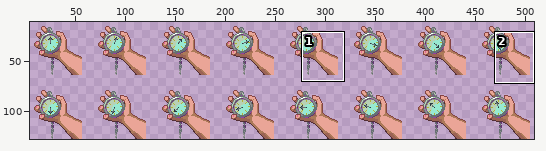
Two versions of one sprite sheet, art/clock with hand.png. Above: a wide view before the commit, with the close-up outlined.
Close-up. The starting point:
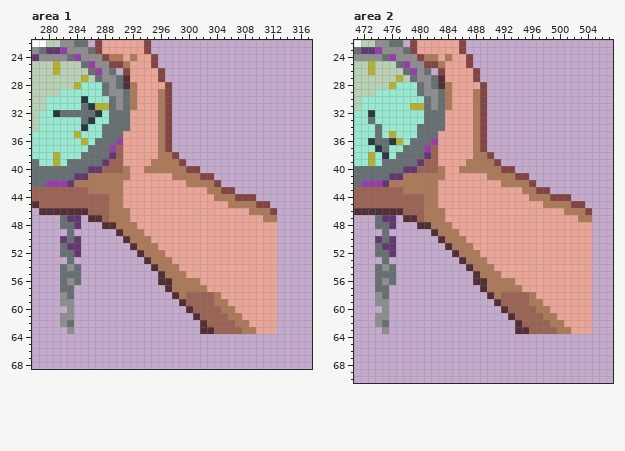
The file is 512x128 pixels. Shown: area 1: x 278..317, y 22..68; area 2: x 471..507, y 22..70. The old version is drawn lined up with the new one. The wide view leaves out empty margins. The commit also changed other parts of the picture, which this record leaves out.
After:
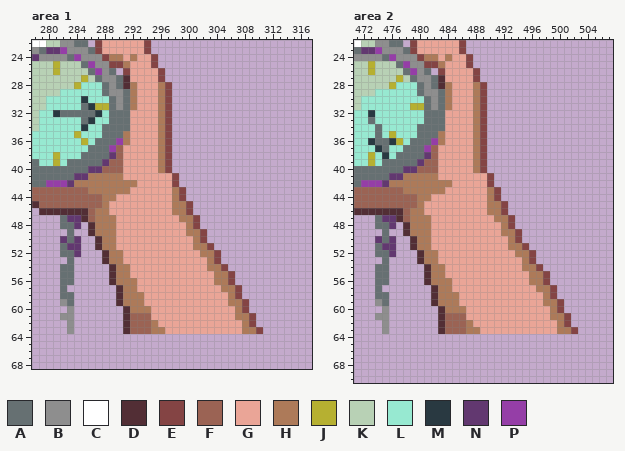
Palette (. is transparent): A #667072  B #8e8e8e  C #ffffff  D #522e35  E #844444  F #9b6354  G #eaa597  H #ad7a59  J #b6b031  K #b8d1b5  L #97e9d1  M #293941  N #623870  P #953ea7
Changes in this commit:
whole drawing moved by -7,+0 (the old picture is shown already moved)
Changed rows in their new state; - is an unchanged pixel.
Area 1:
first column x 296:
28 H
first column x 282:
35 ---------H---------------------
36 ---------H---------------------
38 ---------------E.--------------
39 -------------G-E..-------------
40 ---------G--GG-E....-----------
41 ---------G------E.....---------
42 ---------HH-----E......--------
43 ---------H------HE.......------
44 ------H-G-------HE..........---
45 ------HGG-------HHE...........-
46 -----HHGGG------HHE............
47 ---DFHH-GG-------HHE...........
48 ----DHHHGGG-------HE...........
49 ----DHHHGGGG------HHE..........
50 -----DHHGGGGG------HE..........
51 -----DHHGGGGGG-----HHE.........
52 ------DHHGGGGGG-----HHE........
53 ------DHHGGGGGGG-----HE........
54 -A.----DHHGGGGGGG----HHE.......
55 --.----DHHGGGGGGGG----HHE......
56 -A.----DHHHGGGGGGGGG--HHE......
57 -.------DHHGGGGGGGGGG--HHE.....
58 A-------DHHHGGGGGGGGGGG-HE.....
59 -A------DHHHGGGGGGGGGGGGHHE....
60 ---------DHHHGGGGGGGGGGGGHE....
61 ---------DFFFGGGGGGGGGGGG-HE...
62 .B-------DFFFHGGGGGGGGGGGG-E...
63 ---------DFFFHHGGGGGGGGGGG--E..
Area 2:
first column x 488:
28 H
first column x 474:
35 ---------H---------------------
36 ---------H---------------------
38 ---------------E.--------------
39 -------------G-E..-------------
40 ---------G--GG-E....-----------
41 ---------G------E.....---------
42 ---------HH-----E......--------
43 ---------H------HE.......------
44 ------H-G-------HE..........---
45 ------HGG-------HHE...........-
46 -----HHGGG------HHE............
47 ---DFHH-GG-------HHE...........
48 ----DHHHGGG-------HE...........
49 ----DHHHGGGG------HHE..........
50 -----DHHGGGGG------HE..........
51 -----DHHGGGGGG-----HHE.........
52 ------DHHGGGGGG-----HHE........
53 ------DHHGGGGGGG-----HE........
54 -A.----DHHGGGGGGG----HHE.......
55 --.----DHHGGGGGGGG----HHE......
56 -A.----DHHHGGGGGGGGG--HHE......
57 -.------DHHGGGGGGGGGG--HHE.....
58 A-------DHHHGGGGGGGGGGG-HE.....
59 -A------DHHHGGGGGGGGGGGGHHE....
60 ---------DHHHGGGGGGGGGGGGHE....
61 ---------DFFFGGGGGGGGGGGG-HE...
62 .B-------DFFFHGGGGGGGGGGGG-E...
63 ---------DFFFHHGGGGGGGGGGG--E..
Pixel boxes of the changes (left, top, right, bottom) in both close-ups:
changed: (158, 82, 165, 89)
changed: (60, 131, 277, 334)
changed: (473, 82, 480, 89)
changed: (375, 131, 592, 334)
